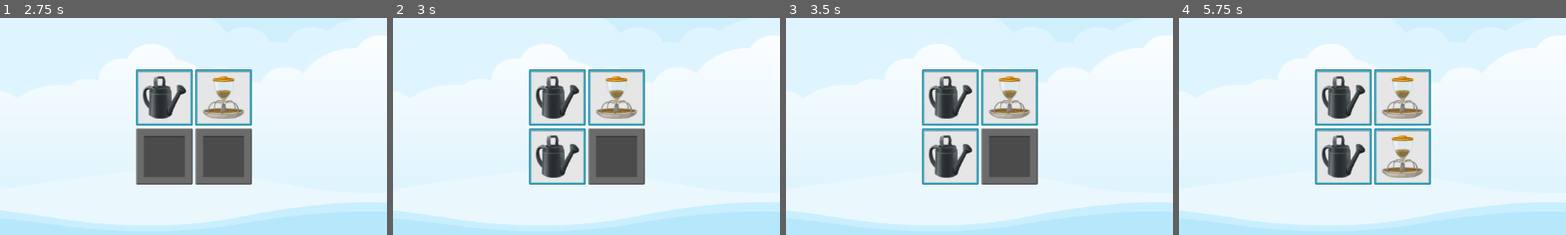
Above: before the commit, frames 1-4 (left to right).
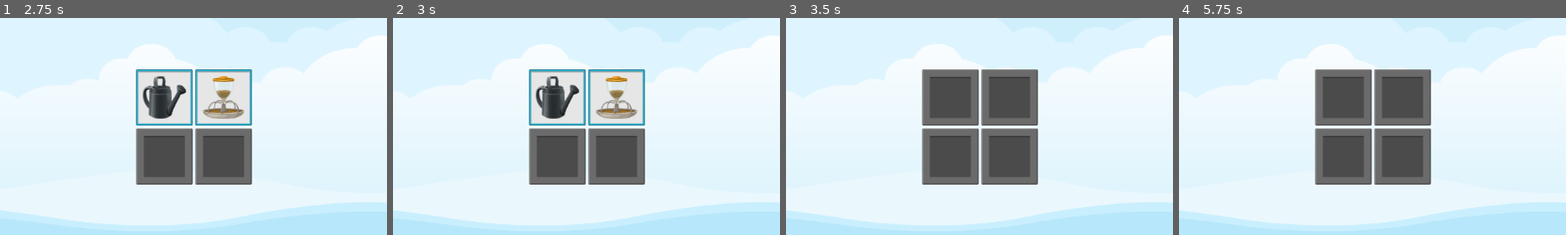
Above: after the commit, the same moments.

Repository: theaob/memory-madness
Game: Godot game, scene res://scenes/master_scene/master_scene.tscn
Same seed, same stepped clock (60 frames per second), same inputs: the game is played once before the commit and once after it.
Inputs (mouse positions are % of the whole screen's width and height, from its top left):
- Up to frame 1 (2.75 s): click "2x2" at 0.5 s; click (37, 43) at 1.25 s; click (45, 43) at 2.02 s
- Up to frame 2 (3 s): click (37, 57) at 2.77 s
- Up to frame 3 (3.5 s): no input
- Up to frame 4 (5.75 s): click (45, 57) at 3.52 s; click (37, 43) at 4.25 s; click (45, 43) at 5.02 s
The pictures show only the part of the screen within x 16-66%, y 25-75%; the shares and areas given below are measured in that part.

Frame 1 is identical in both runs. In frame 2, 3.3% of the frame differs, in the area x 35-50%, y 50-77%; in frame 3, 10%; in frame 4, 14%, in the area x 35-66%, y 23-77%.

Commit message:
expand scorer logic

Diff:
--- a/scenes/game_screen/game_screen.gd
+++ b/scenes/game_screen/game_screen.gd
@@ -4,12 +4,10 @@
 
 @onready var sound = $Sound
 @onready var tile_container = $HBoxContainer/PlayContainer/TileContainer
+@onready var scorer = $Scorer
 
 func _ready():
 	SignalManager.level_selected.connect(_on_level_selected)
-
-func _process(delta):
-	pass
 
 func add_memory_tile(image: Dictionary, frame_image: CompressedTexture2D) -> void:
 	var new_tile = memory_tile_scene.instantiate()
@@ -28,3 +26,5 @@
 
 	for image_dictionary in level_selection.image_list:
 		add_memory_tile(image_dictionary, frame_image)
+
+	scorer.clear_new_game(level_selection.target_pairs)
--- a/scenes/master_scene/master_scene.gd
+++ b/scenes/master_scene/master_scene.gd
@@ -18,6 +18,6 @@
 	GameManager.clear_nodes_of_group(GameManager.TILE_GROUP)
 	SoundManager.play_sound(sound, SoundManager.SOUND_MAIN_MENU)
 
-func _on_level_selected(level: int):
+func _on_level_selected(_level: int):
 	show_game(true)
 	SoundManager.play_sound(sound, SoundManager.SOUND_IN_GAME)
--- a/scenes/scorer/scorer.gd
+++ b/scenes/scorer/scorer.gd
@@ -12,12 +12,43 @@
 
 func _ready():
 	SignalManager.tile_selected.connect(_on_tile_selected)
+	SignalManager.exit_pressed.connect(_on_exit_pressed)
 
-# Called every frame. 'delta' is the elapsed time since the previous frame.
-func _process(delta):
-	pass
+func clear_new_game(target_pairs: int) -> void:
+	_selections.clear()
+	_pairs_made = 0
+	_moves_made = 0
+	_target_pairs = target_pairs
+	_tiles = get_tree().get_nodes_in_group(GameManager.TILE_GROUP)
+
+func update_selections() -> void:
+	reveal_timer.start()
+
+func hide_selections() -> void:
+	for selected_tile in _selections:
+		selected_tile.reveal(false)
+
+func check_pair_made(tile: MemoryTile) -> void:
+	_selections.append(tile)
+	tile.reveal(true)
+
+	if _selections.size() != 2:
+		return
+
+	SignalManager.tile_selection_disabled.emit()
+	_moves_made += 1
+
+	update_selections()
 
 func _on_tile_selected(tile: MemoryTile) -> void:
-	tile.reveal(true)
-	_selections.append(tile)
-	pass
+	SoundManager.play_tile_click(sound)
+
+	check_pair_made(tile)
+
+func _on_reveal_timer_timeout():
+	hide_selections()
+	_selections.clear()
+	SignalManager.tile_selection_enabled.emit()
+
+func _on_exit_pressed():
+	reveal_timer.stop()
--- a/scenes/scorer/scorer.tscn
+++ b/scenes/scorer/scorer.tscn
@@ -10,3 +10,5 @@
 [node name="RevealTimer" type="Timer" parent="."]
 wait_time = 1.2
 one_shot = true
+
+[connection signal="timeout" from="RevealTimer" to="." method="_on_reveal_timer_timeout"]
--- a/singletons/SoundManager.gd
+++ b/singletons/SoundManager.gd
@@ -26,3 +26,6 @@
 
 func play_button_click(player: AudioStreamPlayer) -> void:
 	play_sound(player, SOUND_SELECT_BUTTON)
+
+func play_tile_click(player: AudioStreamPlayer) -> void:
+	play_sound(player, SOUND_SELECT_TILE)
